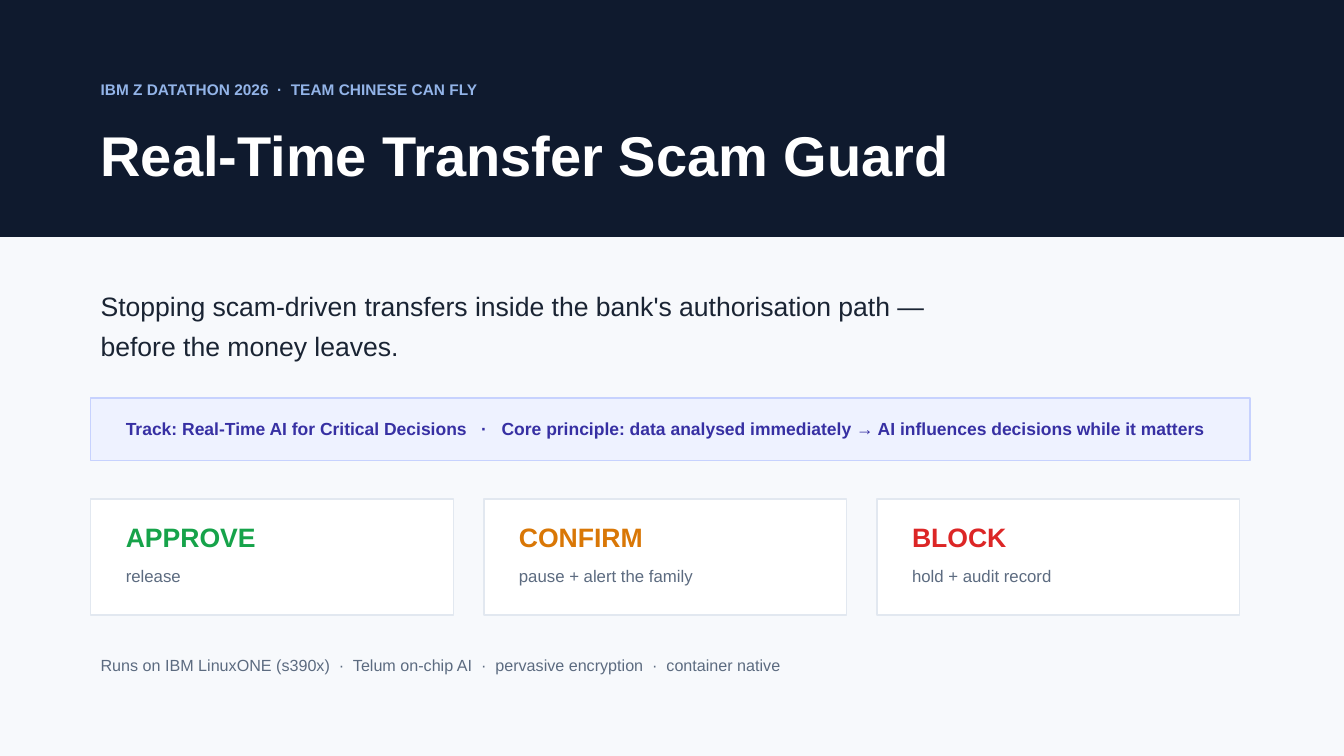
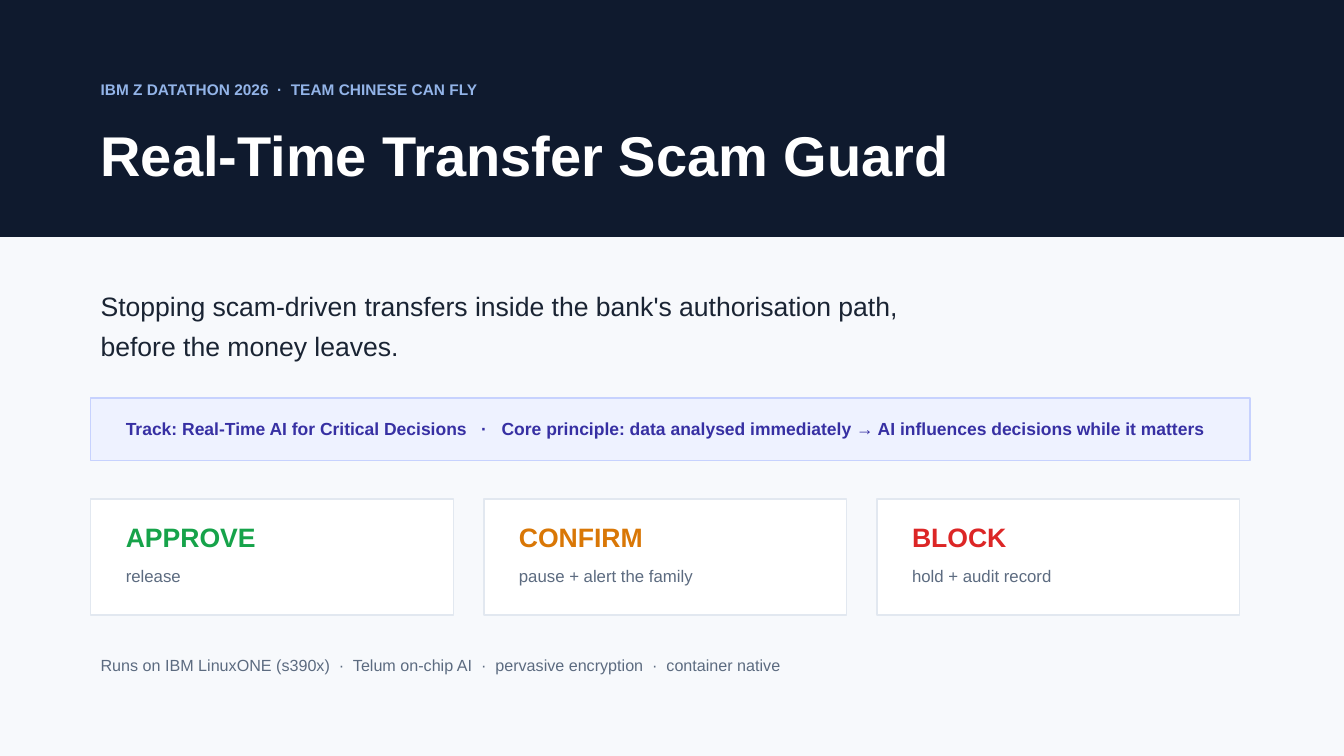
Before and after one commit to anvictor042-cyber/real-time-transfer-scam-guard, a slide deck: slide 1 of submission/pitch-deck.pptx. Drawn at 1344x756 pixels with LibreOffice and Linux fonts; fonts in the diff are those of the drawing. Boxes give left, top, right and bottom in pixels: in the first picture for what was removed or moved away, otherwise in the second. Text is boxed around its words. In the diff, an @@ line names an element or a change of style, - is before the commit and + after.

Commit message:
copy: remove AI writing tells across README, deck and submission text
Applied the humanizer pass: dropped the not-X-but-Y contrasts, the
one-line closers, the staged opener and most em dashes. Submission text
is shorter and states the same facts.

```diff
--- a/submission/pitch-deck.pptx
+++ b/submission/pitch-deck.pptx
@@ text at <box>101,296,897,322</box>: text changed @@
-Stopping scam-driven transfers inside the bank's authorisation path —
+Stopping scam-driven transfers inside the bank's authorisation path,
```
Also in this commit, not shown: 5 other slides changed, 7 other files.
